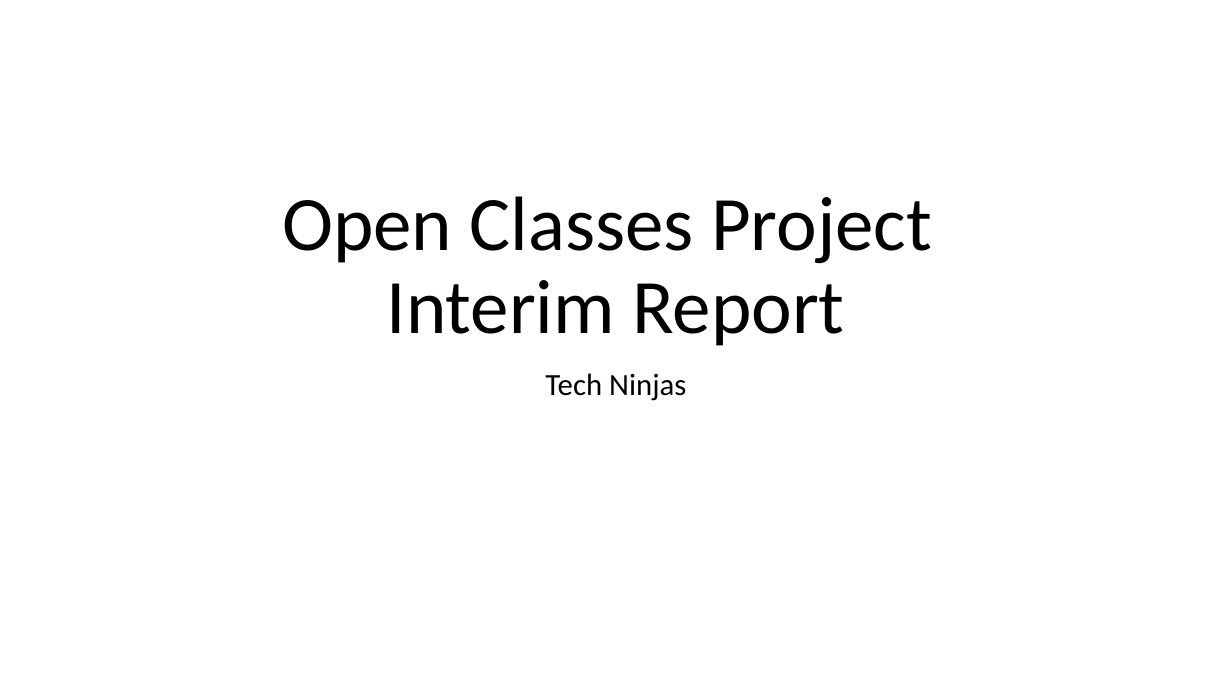
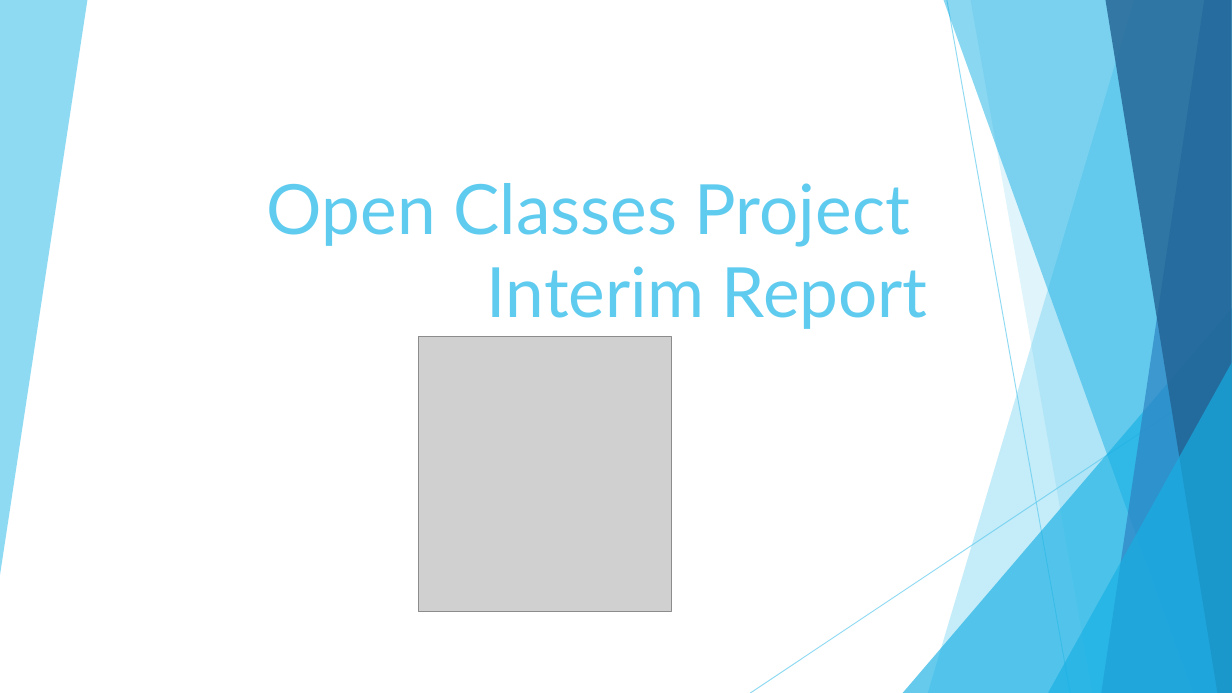
Before and after one commit to blueberryboson/Software-Engineering-Spr-2016, a slide deck: slide 1 of Open.Classes.Project.Interim.Presentation.pptx. Drawn at 1232x693 pixels with LibreOffice and Linux fonts; fonts in the diff are those of the drawing; grey boxes stand for pictures. Boxes give left, top, right and bottom in pixels: in the first picture for what was removed or moved away, otherwise in the second. Text is boxed around its words. In the diff, an @@ line names an element or a change of style, - is before the commit and + after.

```diff
--- a/Open.Classes.Project.Interim.Presentation.pptx
+++ b/Open.Classes.Project.Interim.Presentation.pptx
@@ title "Open Classes Project Interim Report": place and size @@
-title "Open Classes Project Interim Report" at bbox=[282, 196, 932, 346]
+title "Open Classes Project Interim Report" at bbox=[267, 183, 928, 329]
@@ title "Open Classes Project Interim Report" at bbox=[267, 183, 928, 329]: size 60 to 54 pt, font Calibri to Lato, text colour #000000 to #5FCBEF; alignment centre to right; line spacing 0.9 to 1 @@
@@ picture added at bbox=[419, 336, 672, 612] @@
@@ subtitle removed at bbox=[545, 373, 686, 401] @@
-Tech Ninjas
@@ group added at bbox=[0, 0, 1232, 693]: 6 freeform shapes, 2 lines, 2 triangles @@
```
Also in this commit, not shown: 7 other slides changed, 2 slides added, 1 slide removed.
